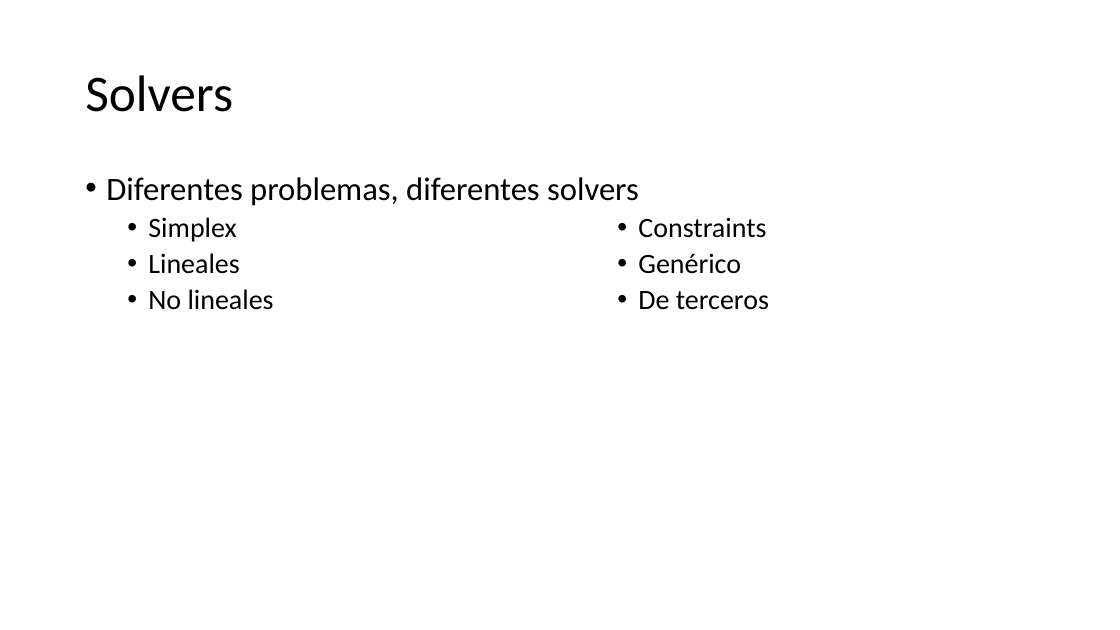
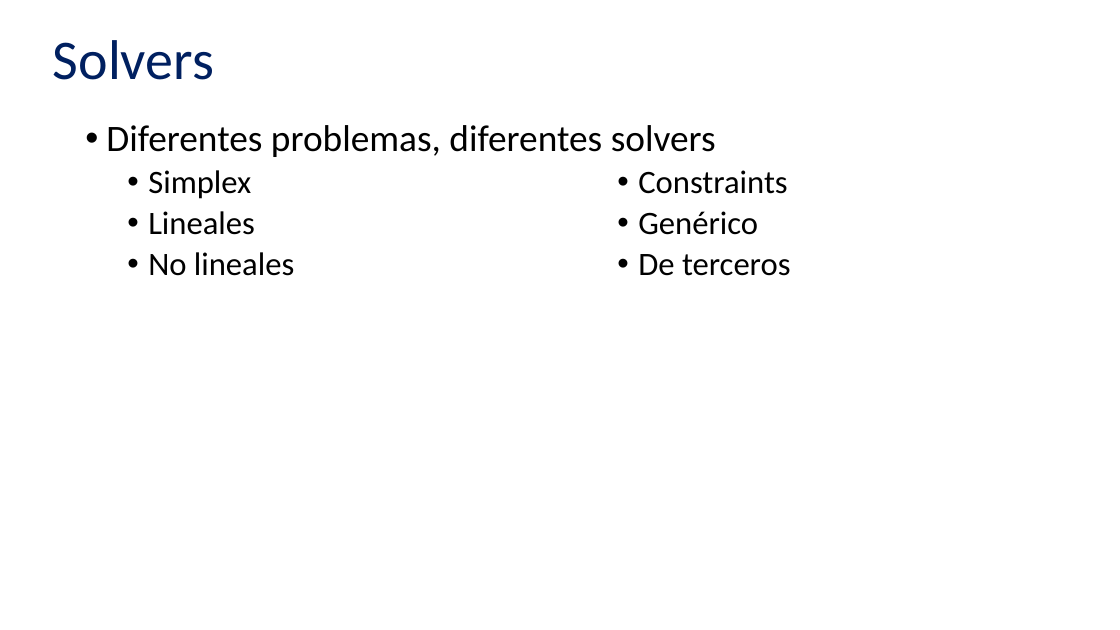
Before and after one commit to victordpc/ProgramacionRestricciones, a slide deck: slide 3 of Presentacion/Solver Foundation.pptx (slide 4 before the commit). Drawn at 1120x630 pixels with LibreOffice and Linux fonts; fonts in the diff are those of the drawing. Boxes give left, top, right and bottom in pixels: in the first picture for what was removed or moved away, otherwise in the second. Text is boxed around its words. In the diff, an @@ line names an element or a change of style, - is before the commit and + after.

```diff
--- a/Presentacion/Solver Foundation.pptx
+++ b/Presentacion/Solver Foundation.pptx
@@ text "Solvers": place and size @@
-text "Solvers" at bbox=[85, 75, 233, 112]
+text "Solvers" at bbox=[53, 40, 214, 80]
@@ text "Solvers" at bbox=[53, 40, 214, 80]: size 44 to 48 pt, text colour #000000 to #002060 @@
@@ text "Diferentes problemas, diferentes solvers": place and size @@
-text "Diferentes problemas, diferentes solvers" at bbox=[106, 177, 639, 310]
+text "Diferentes problemas, diferentes solvers" at bbox=[106, 125, 716, 276]
@@ text "Diferentes problemas, diferentes solvers" at bbox=[106, 125, 716, 276]: size 28 to 32 pt in "Diferentes problemas, diferentes solvers"; size 24 to 28 pt in "Simplex", "Lineales", "No lineales" @@
@@ text "Constraints": place and size @@
-text "Constraints" at bbox=[638, 217, 769, 310]
+text "Constraints" at bbox=[638, 170, 791, 276]
@@ text "Constraints" at bbox=[638, 170, 791, 276]: size 24 to 28 pt @@
```
Also in this commit, not shown: 10 other slides changed, 1 slide added, 2 slides removed.
